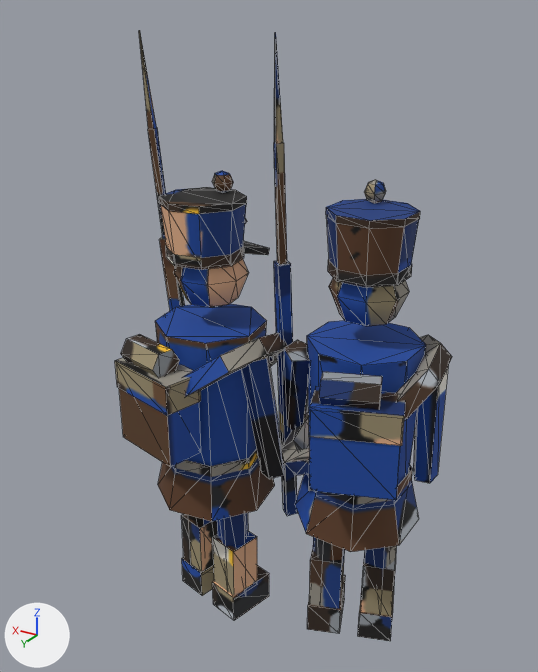
The glTF model game/assets/models/sentry_dl5_blue.glb as it was, and as the next commit left it.
Camera for both pictures: a camera (50 mm lens) standing at (-0.276, 0.51, 0.533) and looking at (0.015, 0.026, 0.291). The axes (+X, +Y, +Z) are drawn at lower left. The lights are the same throughout. The first picture is the older version. Mesh edges are drawn as thin lines. Vertices at exactly the same position are counted once.

The first picture shows 'sentry_dl5_blue'.
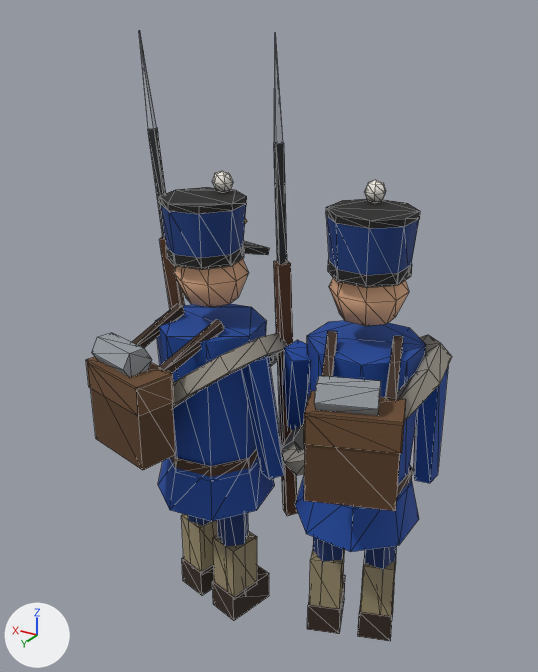
Changed parts and their boxes (x1, y1, x2, y2) in the pictures (538 x 672 px; the box of a moved part takes in the faces that stretch with it):
'sentry_dl5_blue', reshaped (9% wider)
    before: (115, 30, 452, 641)
    after: (86, 30, 452, 641)
part 1 of me_cone, moved or reshaped
    before: (309, 437, 401, 500)
    after: (304, 444, 400, 511)
part 2 of me_cone, moved or reshaped
    before: (309, 386, 405, 446)
    after: (304, 391, 406, 454)
part 3 of me_cone, moved or reshaped
    before: (319, 372, 382, 409)
    after: (314, 376, 381, 416)
part 4 of me_cone, moved or reshaped
    before: (119, 389, 201, 467)
    after: (91, 389, 176, 470)
part 5 of me_cone, moved or reshaped
    before: (115, 358, 201, 416)
    after: (86, 357, 174, 417)
part 6 of me_cone, moved or reshaped
    before: (121, 334, 180, 377)
    after: (92, 333, 152, 377)
part 7 of me_cone, added (brown)
    after: (322, 331, 403, 400)
part 8 of me_cone, added
    after: (132, 304, 225, 373)
part 9 of me_cone, surface changed
    both: (139, 32, 452, 640)

The change in detail:
me_cone is used by ob_sentry_dl5_blue; location (0.0, 0.0, 0.0).
me_cone had 708 vertices, 1128 faces and spanned x -0.127..0.143, y -0.066..0.112, z 0.0..0.523.
me_cone now has 740 vertices, 1176 faces and spans x -0.127..0.143, y -0.066..0.138, z 0.0..0.523.
me_cone part 1: the loose piece of 8 vertices spanning x -0.117..-0.043, y 0.029..0.082, z 0.198..0.268 is moved by (-0.009, 0.025, 0.01).
me_cone part 2: the loose piece of 8 vertices spanning x -0.118..-0.042, y 0.028..0.083, z 0.246..0.271 is moved by (-0.009, 0.025, 0.009).
me_cone part 3: the loose piece of 12 vertices spanning x -0.101..-0.05, y 0.039..0.079, z 0.267..0.29 is moved by (-0.009, 0.025, 0.01).
me_cone part 4: the loose piece of 8 vertices spanning x 0.048..0.121, y 0.063..0.111, z 0.198..0.268 is moved by (0.007, 0.026, 0.01).
me_cone part 5: the loose piece of 8 vertices spanning x 0.047..0.122, y 0.062..0.112, z 0.246..0.271 is moved by (0.007, 0.026, 0.009).
me_cone part 6: the loose piece of 12 vertices spanning x 0.066..0.115, y 0.069..0.106, z 0.267..0.29 is moved by (0.007, 0.026, 0.01).
Part 7, on me_cone:
11 vertices are added at x -0.11..-0.043, y -0.001..0.074, z 0.275..0.306.
5 new vertices lie (0.007, 0.003, 0.0) away from vertices in x -0.091..-0.043, y -0.001..0.074, z 0.275..0.306.
24 new faces join them.
Part 8, on me_cone:
16 vertices are added at x 0.044..0.114, y 0.032..0.106, z 0.275..0.306.
24 new faces join them.
me_cone part 9: 1024 kept faces spanning x -0.127..0.143, y -0.066..0.095, z 0.0..0.523 get new texture (UV) coordinates.
